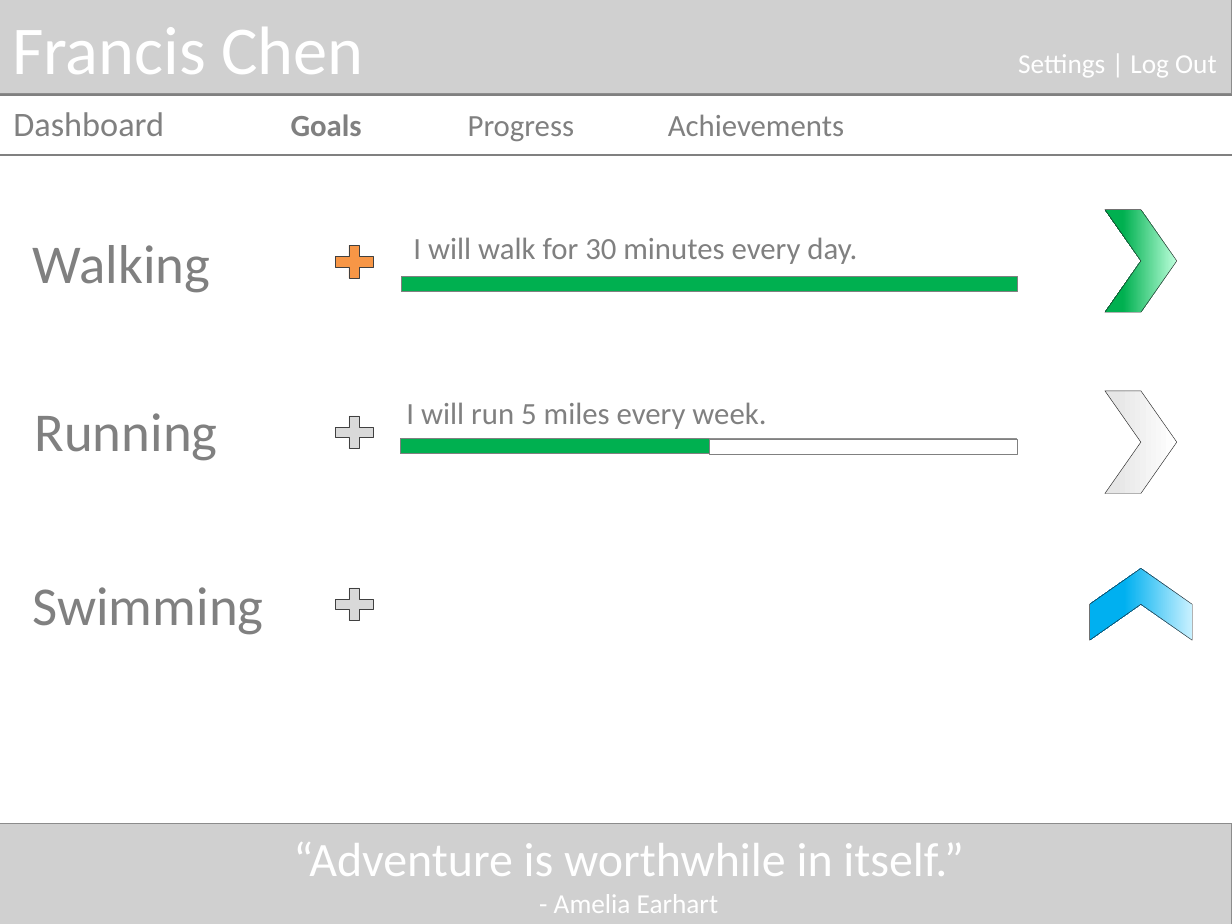
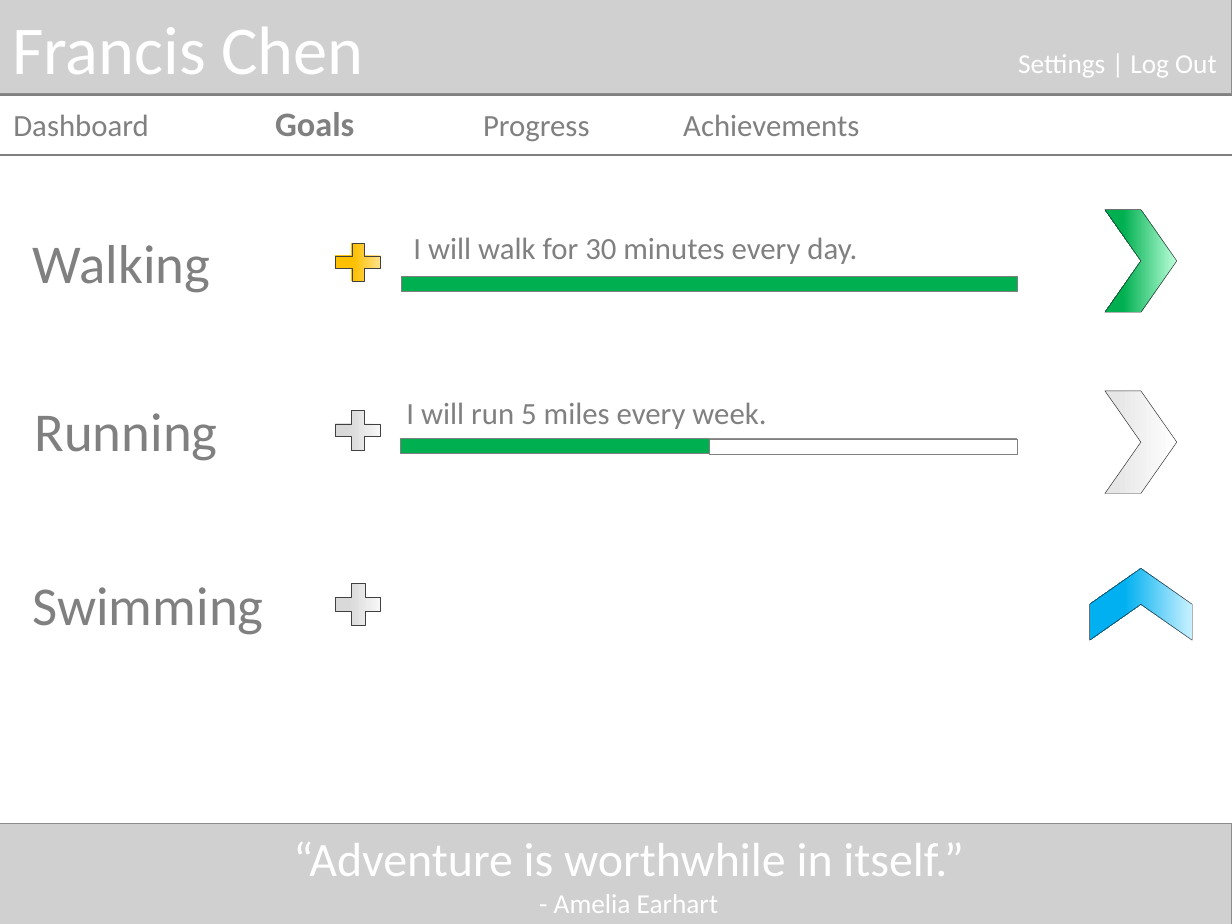
Before and after one commit to fxchen12/AlphaBrosPublic, a slide deck: slide 1 of docs/Mockups/Dashboard/Goals Mockup.pptx. Drawn at 1232x924 pixels with LibreOffice and Linux fonts; fonts in the diff are those of the drawing; grey boxes stand for pictures. Boxes give left, top, right and bottom in pixels: in the first picture for what was removed or moved away, otherwise in the second. Text is boxed around its words. In the diff, an @@ line names an element or a change of style, - is before the commit and + after.

```diff
--- a/docs/Mockups/Dashboard/Goals Mockup.pptx
+++ b/docs/Mockups/Dashboard/Goals Mockup.pptx
@@ text "Dashboard Goals Progress Achievements" at (x1=13, y1=112, x2=859, y2=141): size 20 to 18 pt in "Dashboard"; size 18 to 20 pt in "Goals" @@
@@ plus sign resized from (x1=329, y1=239, x2=381, y2=283) to (x1=328, y1=237, x2=389, y2=288) @@
@@ plus sign at (x1=328, y1=237, x2=389, y2=288): fill #F79646 to gradient #FFEDB8 to #FFC000 @@
@@ plus sign resized from (x1=329, y1=410, x2=381, y2=455) to (x1=328, y1=403, x2=389, y2=457) @@
@@ plus sign at (x1=328, y1=403, x2=389, y2=457): fill #D9D9D9 to gradient #FFFFFF to #D9D9D9 @@
@@ plus sign at (x1=328, y1=575, x2=389, y2=633): fill #D9D9D9 to gradient #FFFFFF to #D9D9D9 @@
@@ plus sign resized from (x1=329, y1=583, x2=381, y2=627) to (x1=328, y1=575, x2=389, y2=633) @@
```
Also in this commit, not shown: 8 other files.
